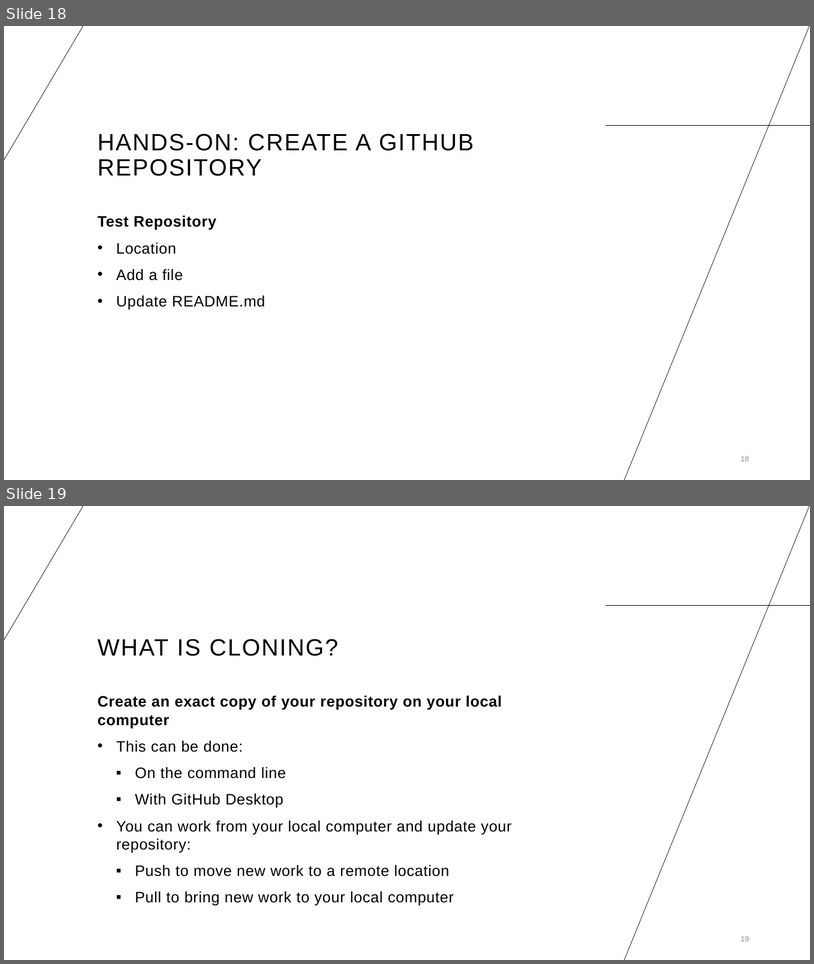
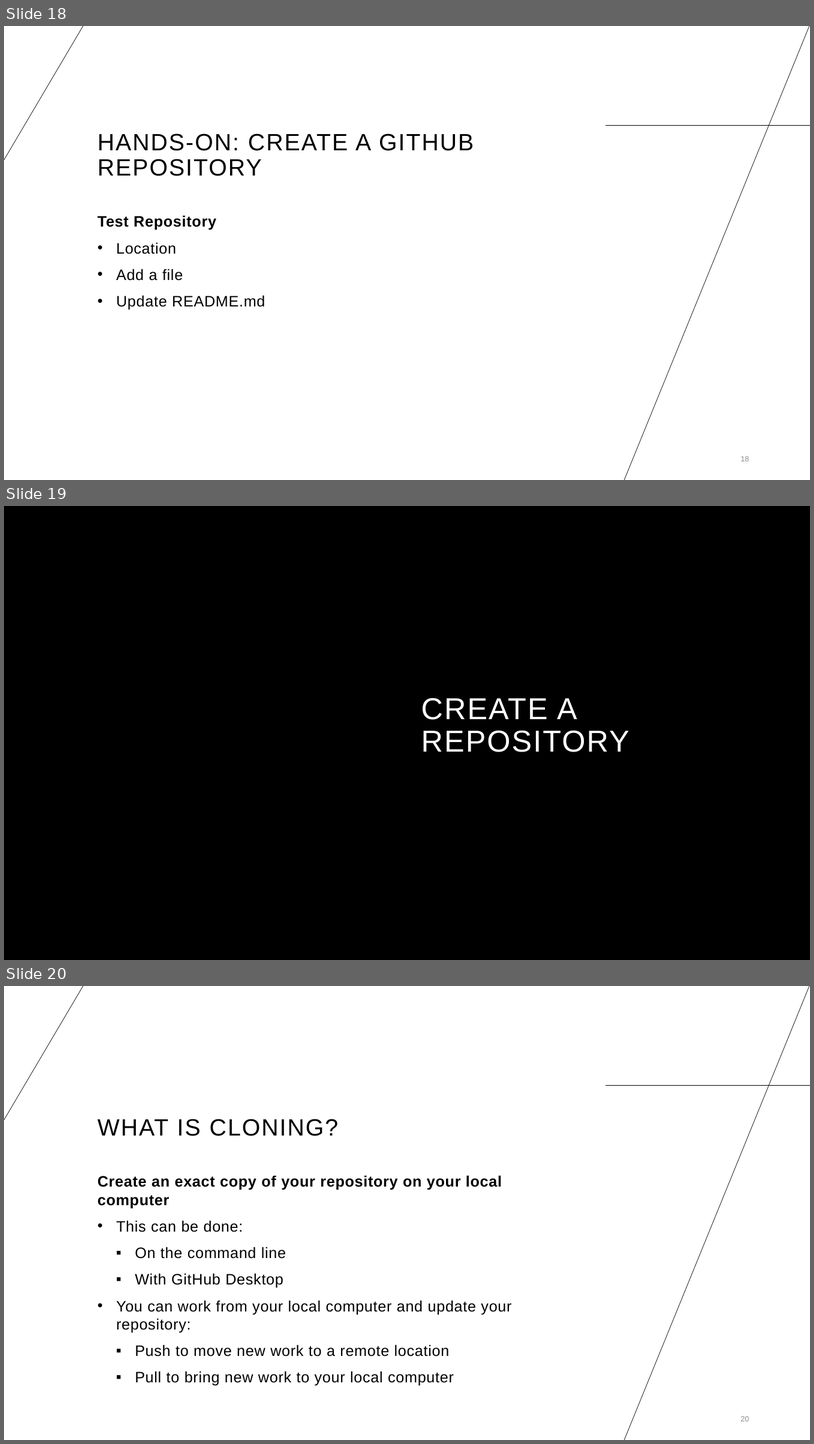
Before and after one commit to cassandra-hui/GitHub-Workshop, a slide deck: Day_1.pptx. Shown one above the other, each under a label of ours: slides 18 and 19 before the commit, slides 18, 19 and 20 after it. The pictures are 814x964 and 814x1444 pixels, drawn with LibreOffice and Linux fonts; fonts in the diff are those of the drawing; background and template pictures are left out. Boxes give left, top, right and bottom in pixels: in the first picture for what was removed or moved away, otherwise in the second. Text is boxed around its words. In the diff, an @@ line names an element or a change of style, - is before the commit and + after.

```diff
--- a/Day_1.pptx
+++ b/Day_1.pptx
@@ slide 19 added at <box>4,506,810,960</box>, background #000000 @@
@@ title added at <box>422,697,630,752</box>, 36 pt, text #FFFFFF @@
+CREATE A REPOSITORY
@@ what was slide 19 is now slide 20 @@
@@ page number at <box>741,1416,749,1421</box>: text changed @@
-19
+20
```
Also in this commit, not shown: 3 slides changed, 1 other slide added, 1 slide removed, 5 other files.
